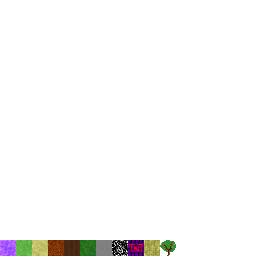
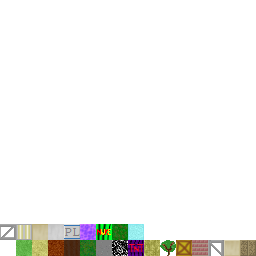
The second 256 × 256 image is a revision of the first. Changes to its layers:
added layer "Pasted Layer" above "TerrainTextures.png" over (128, 224, 144, 240)
painted on "TerrainTextures.png" over (0, 224, 256, 256)
